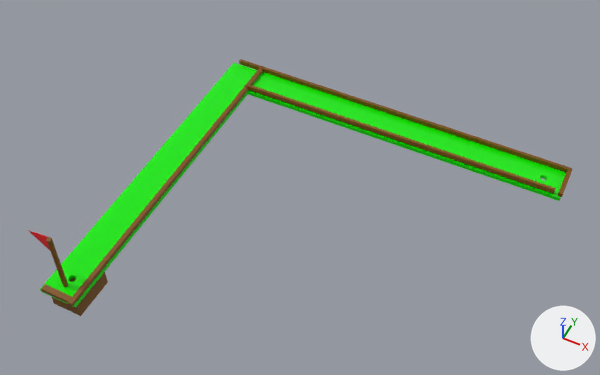
Renders of the Blender file Assets/MapaGolfe1.blend from each side of a commit.
One viewpoint serves both versions: a camera (50 mm lens) standing at (57.6, -66.7, 93.7) and looking at (22.3, 3.7, 5.7). The axes (+X, +Y, +Z) are drawn at lower right. The lights are the same throughout.

The older version as bpy lines, for what is in view:
```python
ob_cube_001 = bpy.data.objects.new('Cube.001', me_cube_001)
ob_cube_001.location = (29.3, 26.0, 0.3)
ob_cube_001.rotation_euler = (0.0, 0.0, 1.571)  # degrees (0, 0, 90)
ob_cube_001.scale = (2.88, 26.5, -0.331)
ob_cubo = bpy.data.objects.new('Cubo', me_cubo)
ob_cubo.location = (2.5, 2.2, 1.0)
ob_cubo.rotation_euler = (0.0, 0.0, 3.142)  # degrees (0, 0, 180)
ob_cubo.scale = (1.03, 1.03, 1.03)
ob_cubo_001 = bpy.data.objects.new('Cubo.001', me_cubo_001)
ob_cubo_001.location = (55.6, 26.2, 1.0)
ob_cubo_001.rotation_euler = (0.0, 0.0, 3.142)  # degrees (0, 0, 180)
ob_cubo_001.scale = (1.03, -0.109, 1.03)
ob_cubo_003 = bpy.data.objects.new('Cubo.003', me_cubo_003)
ob_cubo_003.location = (27.0, 28.8, 1.0)
ob_cubo_003.rotation_euler = (1.571, 0.0, 1.571)  # degrees (90, 0, 90)
ob_cubo_003.scale = (1.0, 1.0, 11.8)
ob_cubo_005 = bpy.data.objects.new('Cubo.005', me_cubo_005)
ob_cubo_005.location = (28.5, 23.6, 1.2)
ob_cubo_005.rotation_euler = (1.571, 0.0, 1.571)  # degrees (90, 0, 90)
ob_cubo_005.scale = (1.0, 1.0, 10.7)
# also in view: 'Cube.004' at (0.0, 2.0, 0.3); 'Cubo.004' at (-0.3, -20.1, -1.9)
```
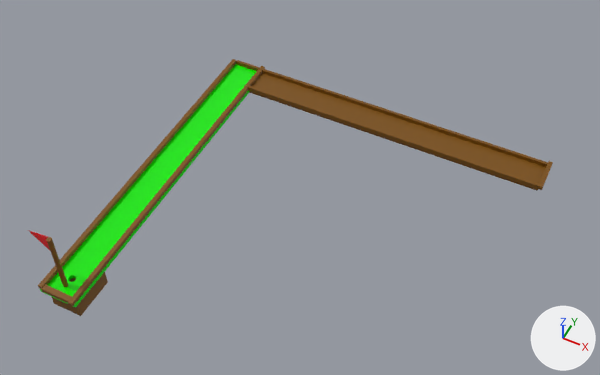
Commit message: Almost finished second map moddeling

Boxes (x1, y1, x2, y2) around the edits, measured in the pictures (600 x 375 px):
'Cube.001', reshaped, moved, turned, rescaled
    before: (248, 72, 566, 201)
    after: (249, 73, 546, 191)
'Cubo.003', moved, rescaled (6% narrower)
    before: (239, 59, 572, 172)
    after: (236, 60, 548, 167)
'Cubo.005', moved, rescaled
    before: (245, 84, 556, 194)
    after: (245, 85, 539, 189)
'Cubo.006', added (brown)
    after: (38, 59, 236, 289)
'Cubo.001', moved
    before: (558, 169, 573, 197)
    after: (538, 161, 553, 190)

What the commit changed:
me_cube_001 is used by ob_cube_001; location (29.3, 26.0, 0.3); rotation (0.0, 0.0, 1.571), in degrees (0, 0, 90); scale (2.88, 26.5, -0.331).
me_cube_001 had 72 vertices, 40 faces and spanned x -1.0..1.0, y -1.0..1.0, z -1.0..1.0.
me_cube_001 no longer uses material mat_material_004 (green #0ce700).
me_cube_001 now has 8 vertices, 6 faces and spans x -0.25..0.25, y -0.38..0.38, z -2.44..2.44.
me_cube_001 part 1: the whole mesh is rebuilt.
me_cube_001 now uses material mat_materiais_001 (brown #7b4f00).
Object 'Cubo.001' (ob_cubo_001) moves from (55.6, 26.2, 1.0) to (52.6, 26.2, 1.0).
Object 'Cubo.003' (ob_cubo_003) moves from (27.0, 28.8, 1.0) to (25.0, 28.5, 1.0).
Object 'Cubo.003' (ob_cubo_003) is rescaled from (1.0, 1.0, 11.8) to (0.947, 0.947, 11.2).
Object 'Cube.001' (ob_cube_001) moves from (29.3, 26.0, 0.3) to (27.3, 26.0, 0.3).
Object 'Cube.001' (ob_cube_001) turns from (0, 0, 90) to (90, 0, 90) degrees about x, y and z.
Object 'Cube.001' (ob_cube_001) is rescaled from (2.88, 26.5, -0.331) to (-9.37, 0.947, 10.2).
Object 'Cubo.005' (ob_cubo_005) moves from (28.5, 23.6, 1.2) to (27.3, 23.6, 1.0).
Object 'Cubo.005' (ob_cubo_005) is rescaled from (1.0, 1.0, 10.7) to (0.947, 0.947, 10.2).
Object 'Cubo.006' (ob_cubo_006) is new; it shows a copy of the mesh of ob_cubo_001.
Its location is (-2.7, 2.1, 1.0).
Its rotation in degrees is (0, 0, 180).
Its scale is (1.03, -1.01, 1.03).
